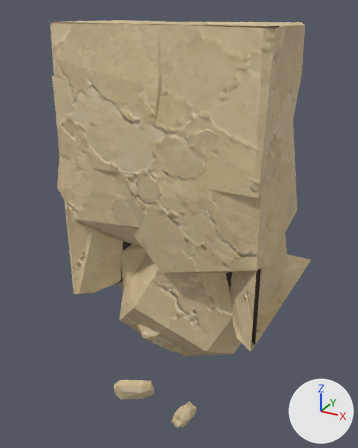
An edit to the glTF model assets/custom/models/ground_modules/ground_bottom_square_edge_05.glb, drawn before and after from the same camera.
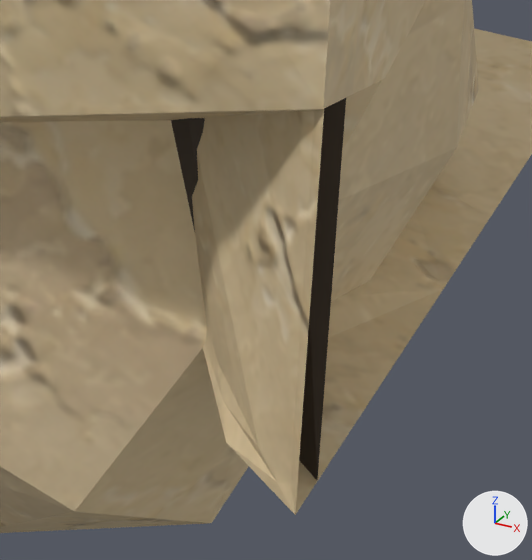
The first picture shows the older version from a 50 mm lens placed at (1.58, -1.72, 1.06), pointed at (0.41, 0.42, 0.0). The close-ups show the older and then the newer version on the part from 53% to 83% of the width and 55% to 81% of the height of that picture. Only the edits that show in the close-ups are written down. Arrows for +X, +Y and +Z are at lower right; the lights stay in place.

Names of what the first close-up shows: 'GroundBottomSquareEdge05_Body'.
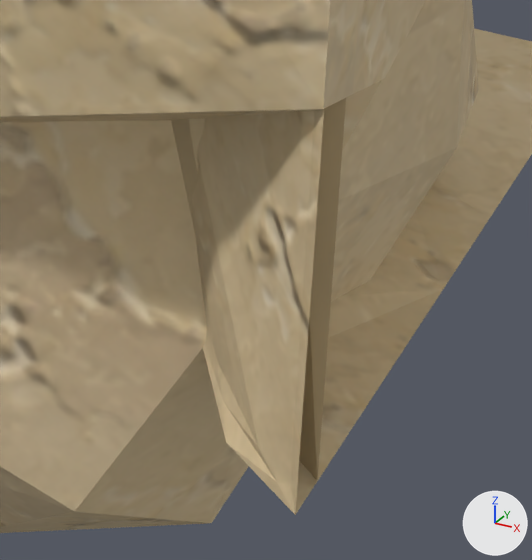
Pixel boxes [x1, y1, x2, y2] of what changed, in the close-ups (532 x 560 px):
'GroundBottomSquareEdge05_Body', recoloured: [168, 95, 349, 483] in both

What changed in the scene script:
```text
Change mat_groundmodulerecess:
    mat_groundmodulerecess.base_color: (0.06, 0.045, 0.032) -> (0.61, 0.48, 0.28)  # brown #453c32 -> beige #cdb890
```
